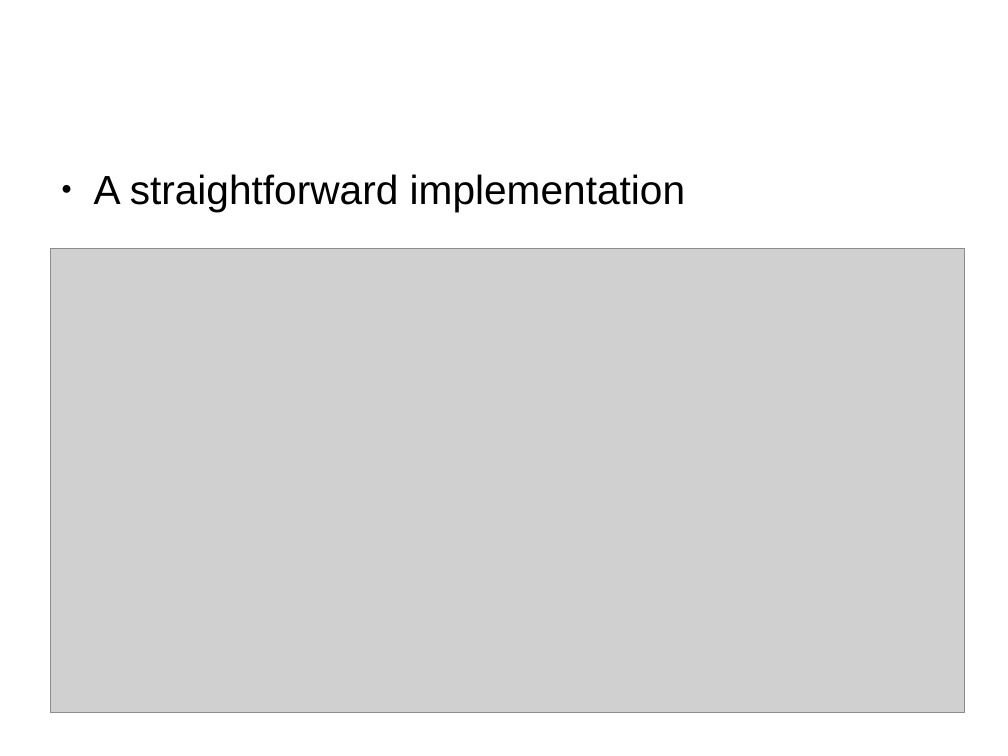
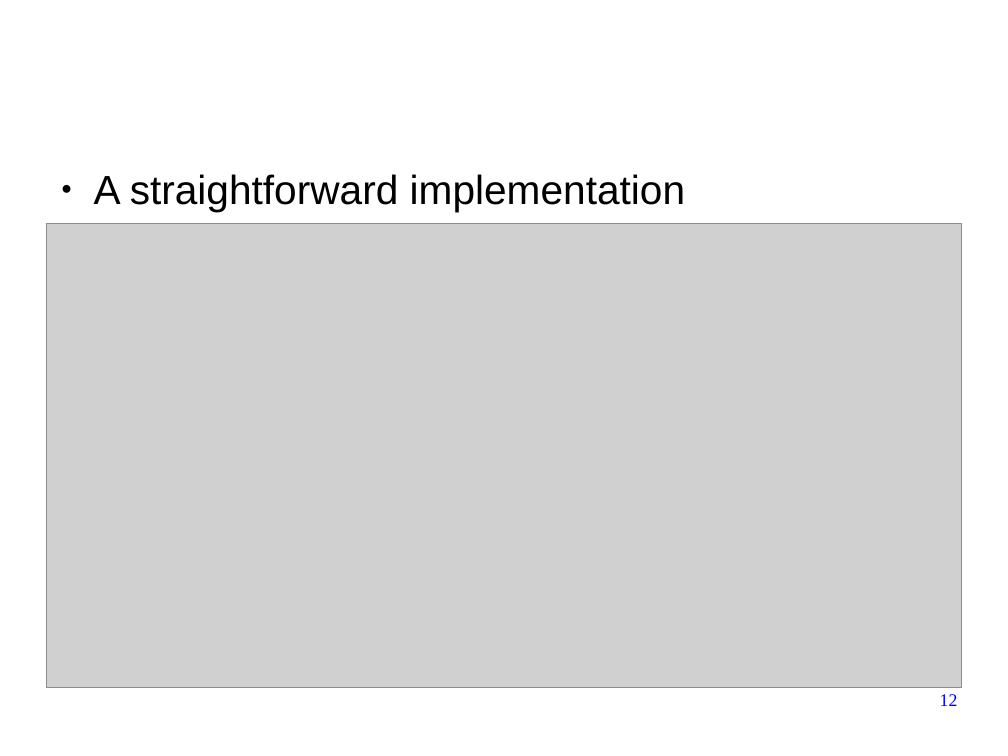
Before and after one commit to forestcheng/cudahmmsearch, a slide deck: slide 12 of thesis/thesisDefense.odp (slide 13 before the commit). Drawn at 1008x756 pixels with LibreOffice and Linux fonts; fonts in the diff are those of the drawing; grey boxes stand for pictures; background and template pictures are left out. Boxes give left, top, right and bottom in pixels: in the first picture for what was removed or moved away, otherwise in the second. Text is boxed around its words. In the diff, an @@ line names an element or a change of style, - is before the commit and + after.

```diff
--- a/thesis/thesisDefense.odp
+++ b/thesis/thesisDefense.odp
@@ picture: place and size @@
-picture at (50, 249, 965, 713)
+picture at (47, 223, 961, 688)
@@ page number added at (940, 694, 958, 706), 14 pt, text #0000FF @@
+12
```
Also in this commit, not shown: 28 other slides changed, 1 slide removed, 1 other file.
